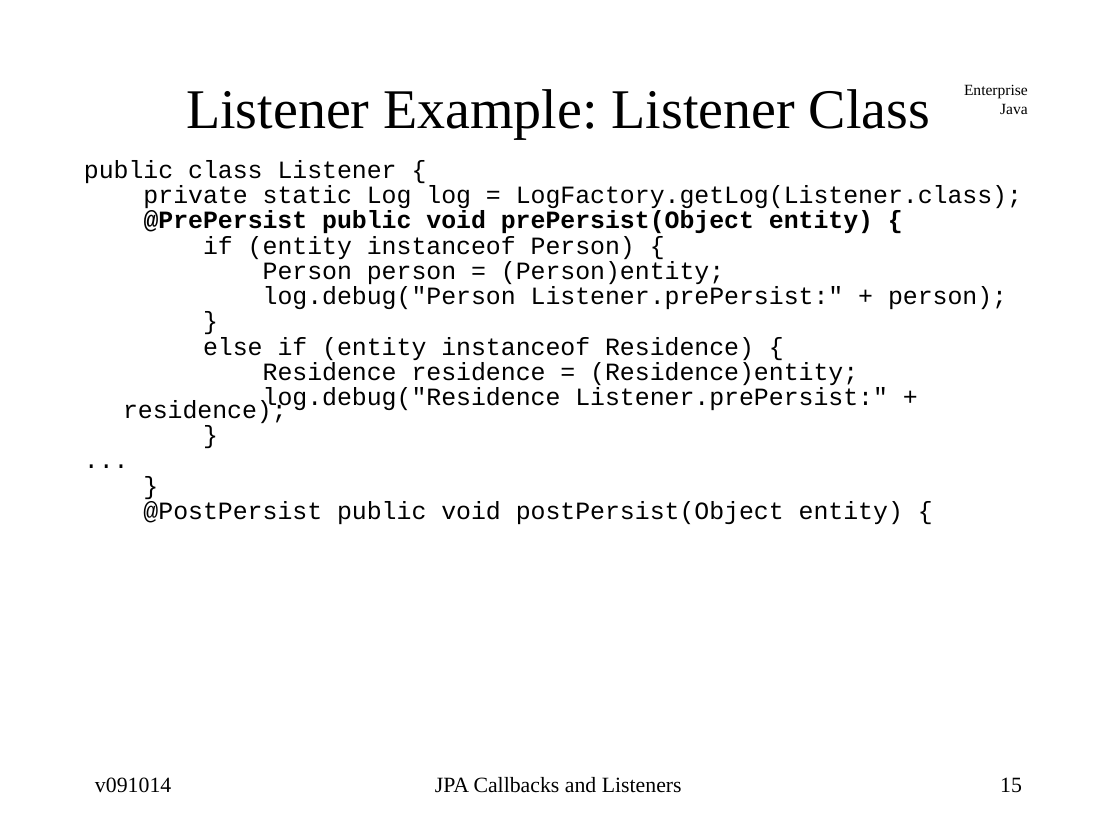
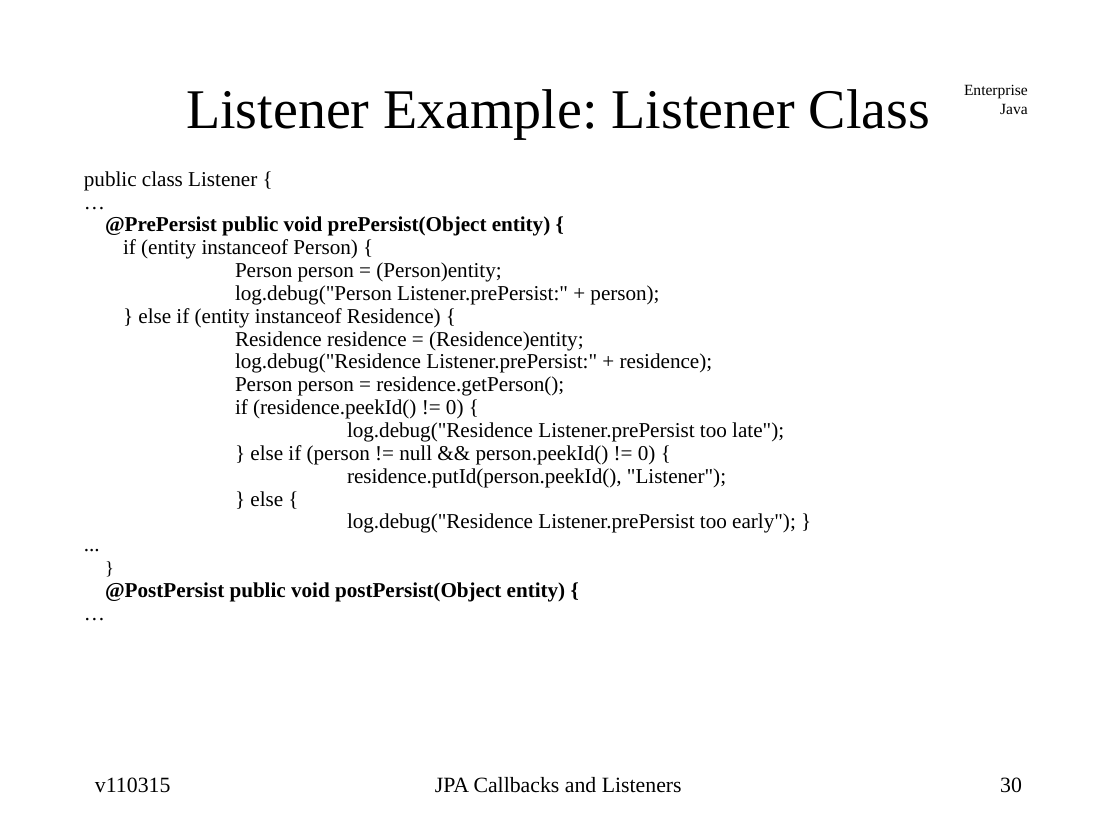
Before and after one commit to jcstaff/ejava-javaee, a slide deck: slide 30 of ormListeners/src/site/resources/lectures/ormListeners.ppt (slide 15 before the commit). Drawn at 1120x840 pixels with LibreOffice and Linux fonts; fonts in the diff are those of the drawing. Boxes give left, top, right and bottom in pixels: in the first picture for what was removed or moved away, otherwise in the second. Text is boxed around its words. In the diff, an @@ line names an element or a change of style, - is before the commit and + after.

```diff
--- a/ormListeners/src/site/resources/lectures/ormListeners.ppt
+++ b/ormListeners/src/site/resources/lectures/ormListeners.ppt
@@ text at (84,171,796,602): paragraph added @@
+…
@@ text at (84,171,712,602): size 16 to 13.6 pt in "public class Listener {", "@PrePersist public void prePersist(Object entity) {", "if (entity instanceof Person) {", "Person person = (Person)entity;" and 5 more places; font Courier New to Times New Roman in "public class Listener {", "@PrePersist public void prePersist(Object entity) {", "if (entity instanceof Person) {", "Person person = (Person)entity;" and 6 more places; size 16 to 11.9 pt in "}"; bold on in "@PostPersist public void postPersist(Object entity) {"; line spacing 0.43 to 0.9; less space between paragraphs @@
@@ text at (143,185,1022,211): text changed; size 16 to 13.6 pt; font Courier New to Times New Roman @@
-private static Log log = LogFactory.getLog(Listener.class);
+…
@@ text at (138,308,441,327): text changed; size 16 to 13.6 pt; font Courier New to Times New Roman @@
-}
-else if (entity instanceof Residence) {
+} else if (entity instanceof Residence) {
@@ text at (235,376,796,533): text changed; size 16 to 13.6 pt; font Courier New to Times New Roman @@
-}
+Person person = residence.getPerson();
+if (residence.peekId() != 0) {
+log.debug("Residence Listener.prePersist too late");
+} else if (person != null && person.peekId() != 0) {
+residence.putId(person.peekId(), "Listener");
+} else {
+log.debug("Residence Listener.prePersist too early"); }
@@ text at (95,777,171,793): text changed @@
-v091014
+v110315
@@ page number at (1000,777,1022,793): text changed @@
-15
+30
```
Also in this commit, not shown: 21 other slides changed, 15 slides added, 18 other files.
